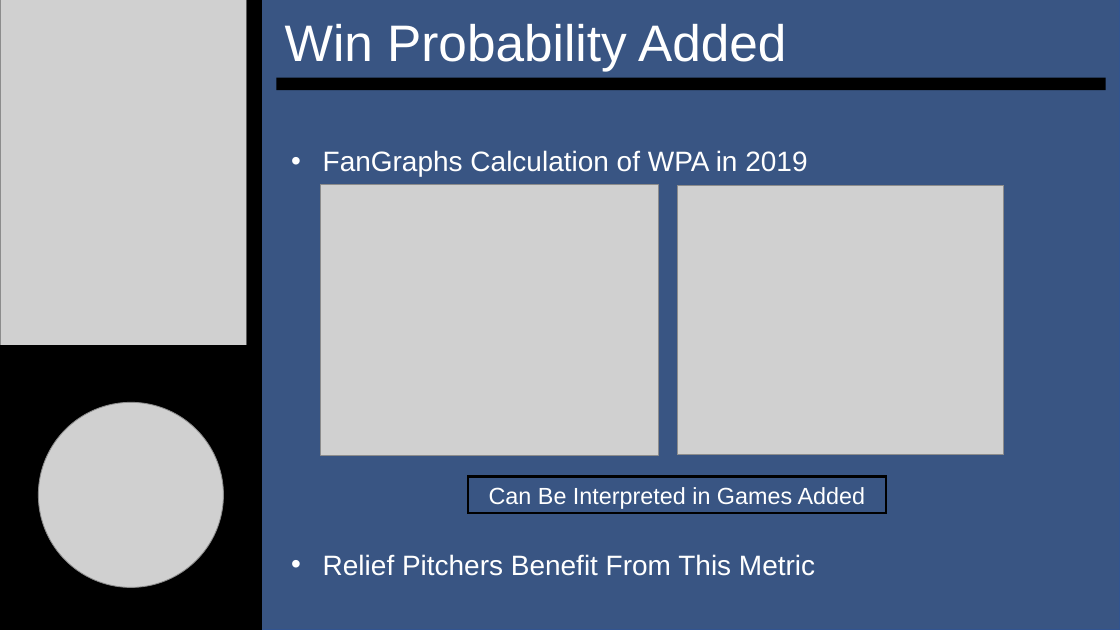
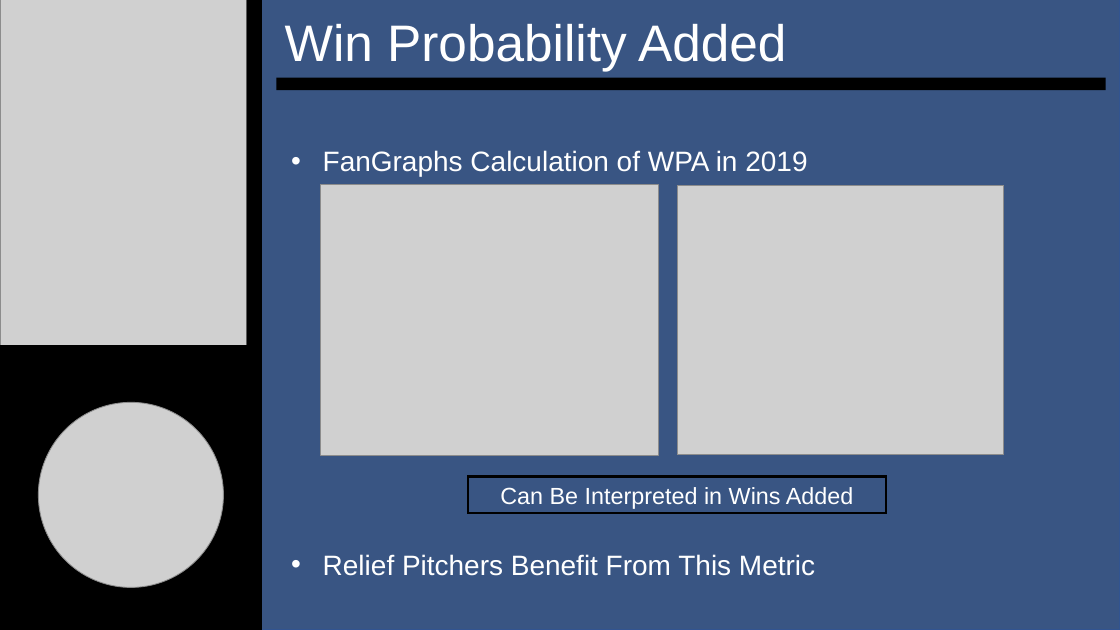
Before and after one commit to SuperMarioGiacomazzo/STOR538_WEBSITE, a slide deck: slide 4 of Slides/Baseball 6/Baseball_6_Lecture.pptx. Drawn at 1120x630 pixels with LibreOffice and Linux fonts; fonts in the diff are those of the drawing; grey boxes stand for pictures. Boxes give left, top, right and bottom in pixels: in the first picture for what was removed or moved away, otherwise in the second. Text is boxed around its words. In the diff, an @@ line names an element or a change of style, - is before the commit and + after.

```diff
--- a/Slides/Baseball 6/Baseball_6_Lecture.pptx
+++ b/Slides/Baseball 6/Baseball_6_Lecture.pptx
@@ text in rectangle at bbox=[500, 487, 854, 509]: text changed @@
-Can Be Interpreted in Games Added
+Can Be Interpreted in Wins Added
```
Also in this commit, not shown: 1 other slide changed, 5 other files.
